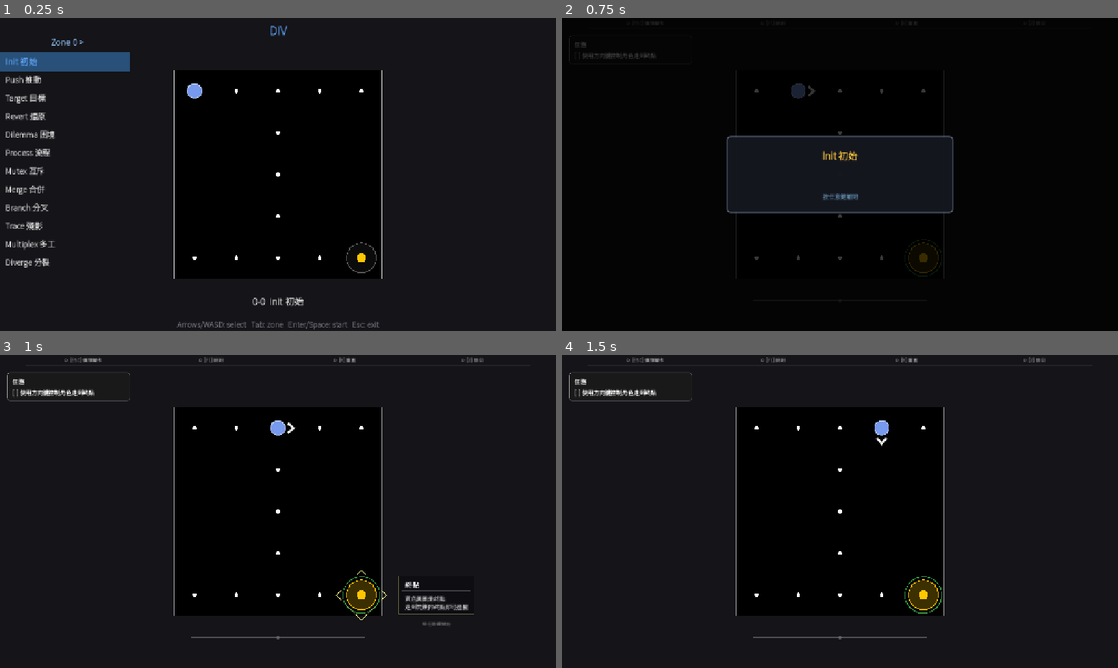
Above: before the commit, frames 1-4 (two rows, left to right).
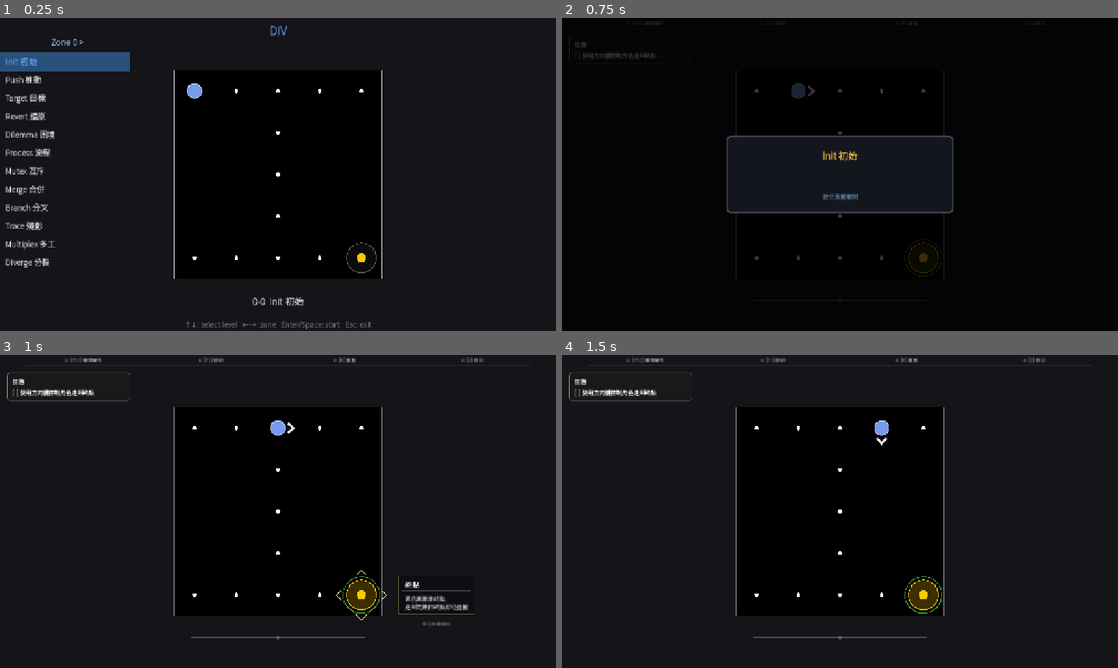
Above: after the commit, the same moments.

Repository: Periodev/DIV
Game: Godot game, scene res://scenes/main.tscn
The game is run twice, just before and just after one commit, with the same random seed, the same clock (stepped at 60 frames per second) and the same inputs.
Inputs:
- Up to frame 1 (0.25 s): no input
- Up to frame 2 (0.75 s): tap Enter at 0.5, 0.6 s; hold D from 0.53 s (still down)
- Up to frame 3 (1 s): keep holding D; tap Space at 0.77 s; tap Keypad Enter at 0.8 s
- Up to frame 4 (1.5 s): tap Space at 1.07 s; release D at 1.28 s; hold S from 1.28 s (still down); tap Keypad Enter at 1.35 s

The runs differ from the first frame. In frame 1, 0.3% of the frame differs, in the area x 31-69%, y 96-100%; in frame 2, nothing differs; in frame 3, nothing differs; in frame 4, nothing differs.

Commit message:
LevelSelect: update footer hint text
Co-Authored-By: Claude Sonnet 4.6 <noreply@anthropic.com>

Diff:
--- a/godot/scripts/LevelSelect.gd
+++ b/godot/scripts/LevelSelect.gd
@@ -90,7 +90,7 @@
 	_draw_text_td("DIV", w * 0.5, TITLE_CY, TITLE_C, 27, HORIZONTAL_ALIGNMENT_CENTER, true)
 	_draw_panel()
 
-	var footer: String = "Arrows/WASD: select   Tab: zone   Enter/Space: start   Esc: exit"
+	var footer: String = "↑↓: select level   ←→: zone   Enter/Space: start   Esc: exit"
 	_draw_text_td(footer, w * 0.5, FOOTER_CY, MUTED_C, 17, HORIZONTAL_ALIGNMENT_CENTER, true)
 	_draw_preview_label()
 
